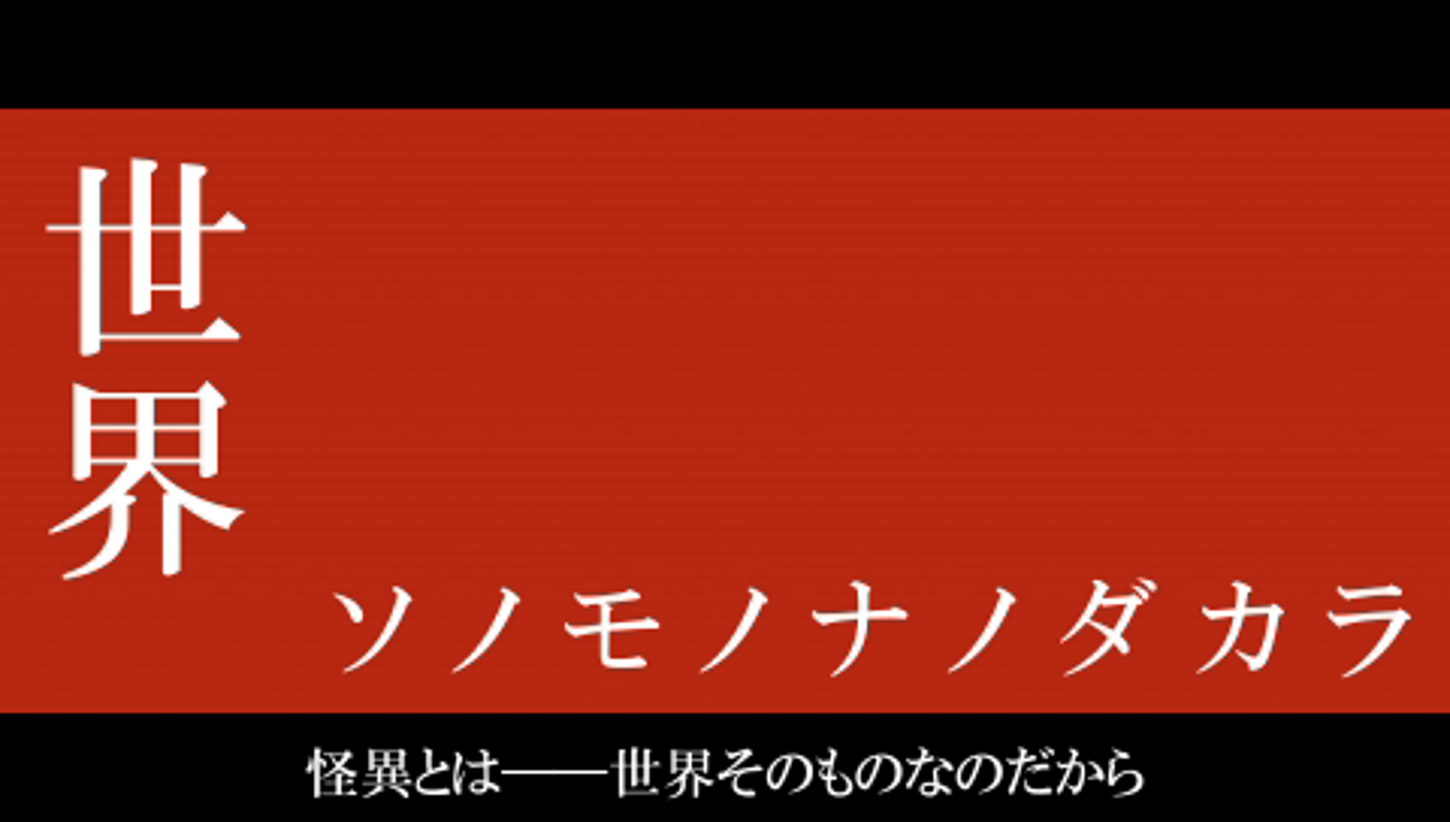
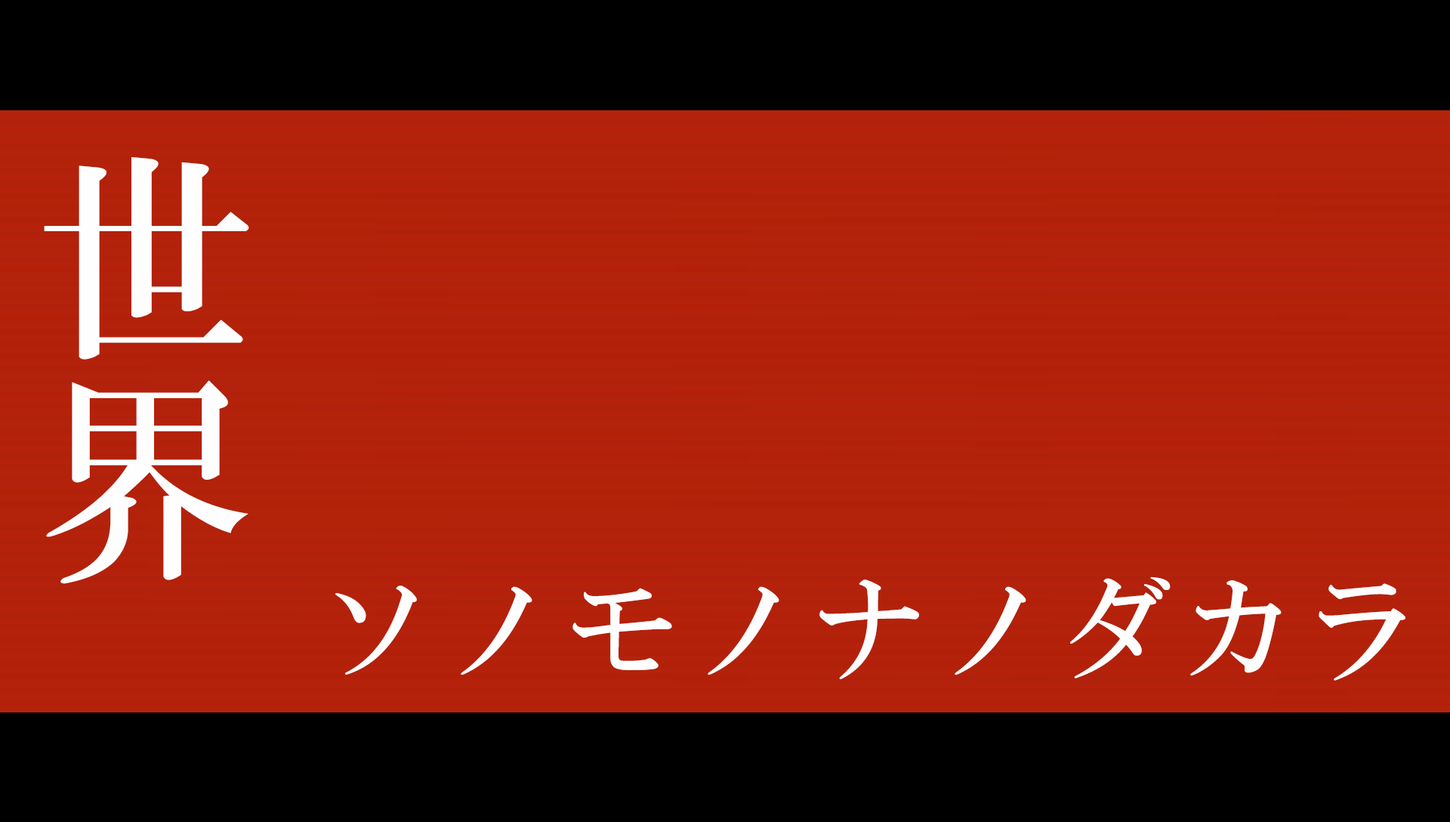
Revision of a layered 1450x822 image; what changed, layer by layer:
added layer "ソノモノナノダカラ" above "世界" over (x1=335, y1=576, x2=1406, y2=681)
added layer "世界" above "Layer 2" over (x1=43, y1=157, x2=250, y2=584)
showed "Layer 2" over (x1=0, y1=107, x2=1450, y2=802)
